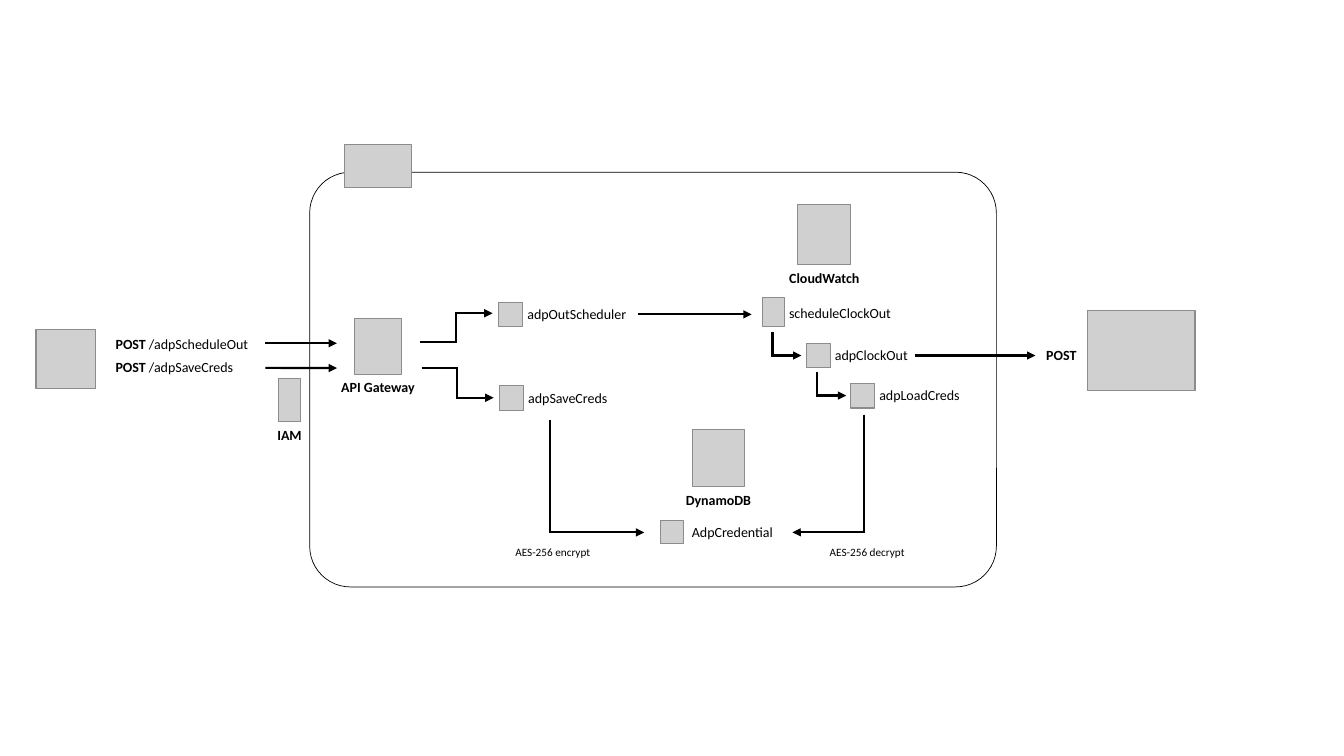
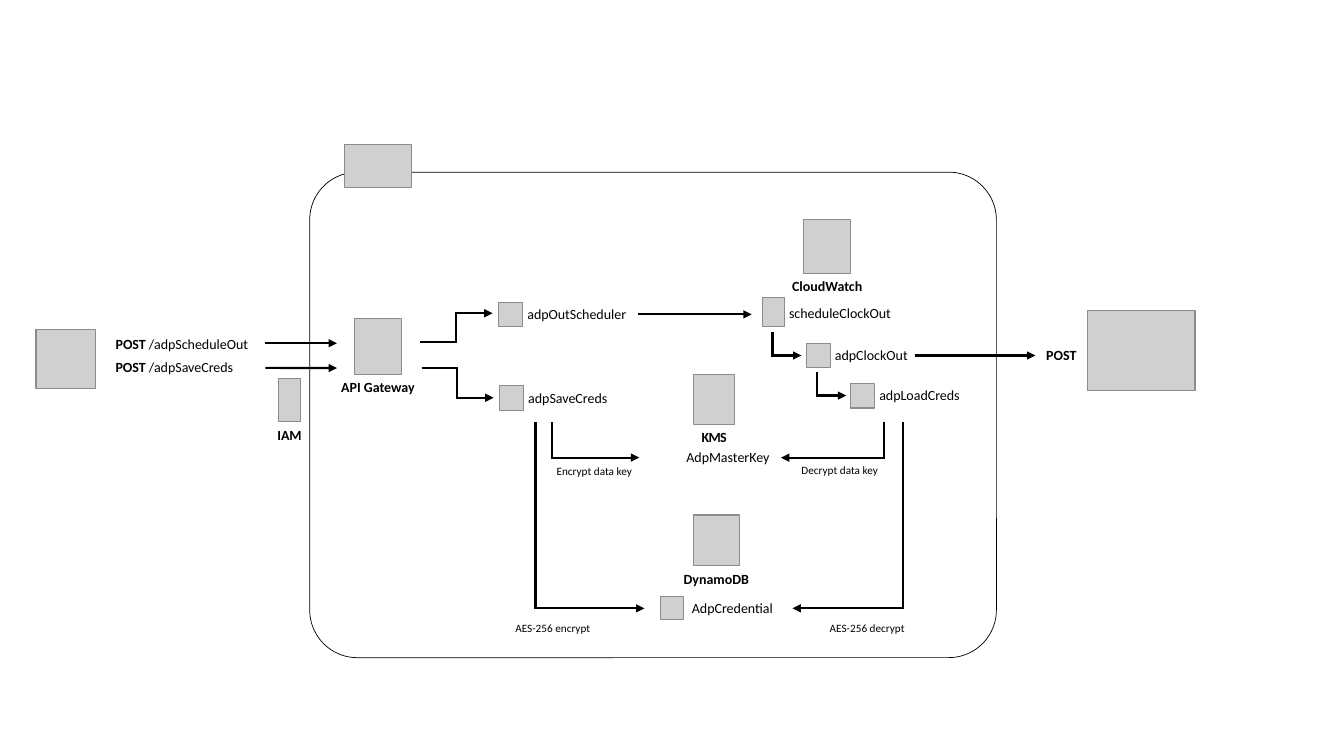
Before and after one commit to luejerry/autoclocker, a slide deck: slide 2 of architecture.pptx. Drawn at 1344x756 pixels with LibreOffice and Linux fonts; fonts in the diff are those of the drawing; grey boxes stand for pictures; background and template pictures are left out. Boxes give left, top, right and bottom in pixels: in the first picture for what was removed or moved away, otherwise in the second. Text is boxed around its words. In the diff, an @@ line names an element or a change of style, - is before the commit and + after.

```diff
--- a/architecture.pptx
+++ b/architecture.pptx
@@ rounded rectangle: place and size @@
-rounded rectangle at (310, 172, 996, 587)
+rounded rectangle at (310, 172, 996, 658)
@@ picture: place and size @@
-picture at (799, 205, 851, 264)
+picture at (804, 220, 851, 273)
@@ text "CloudWatch": place and size @@
-text "CloudWatch" at (789, 273, 859, 283)
+text "CloudWatch" at (792, 281, 862, 291)
@@ picture added at (694, 374, 735, 423) @@
@@ elbow arrow moved from (549, 419) - (644, 532) to (535, 422) - (644, 608) @@
@@ elbow arrow added from (552, 423) to (639, 458), #000000 1.5 pt @@
@@ text added at (702, 433, 727, 442), 10 pt, text #000000, bold @@
+KMS
@@ elbow arrow added from (885, 423) to (781, 458), #000000 1.5 pt @@
@@ elbow arrow moved from (864, 414) - (792, 532) to (902, 422) - (792, 608) @@
@@ text added at (557, 467, 632, 477), 8 pt, text #000000 @@
+Encrypt data key
@@ text added at (686, 452, 769, 465), 10 pt, text #000000 @@
+AdpMasterKey
@@ text added at (801, 466, 878, 476), 8 pt, text #000000 @@
+Decrypt data key
@@ picture: place and size @@
-picture at (693, 430, 744, 487)
+picture at (694, 515, 740, 567)
@@ text "DynamoDB": place and size @@
-text "DynamoDB" at (686, 496, 751, 508)
+text "DynamoDB" at (684, 575, 749, 587)
@@ 3 texts, 1 picture: place and size @@
-3 texts, 1 picture at (515, 521, 905, 558)
+3 texts, 1 picture at (515, 597, 905, 634)
```
Also in this commit, not shown: 1 other slide changed.
